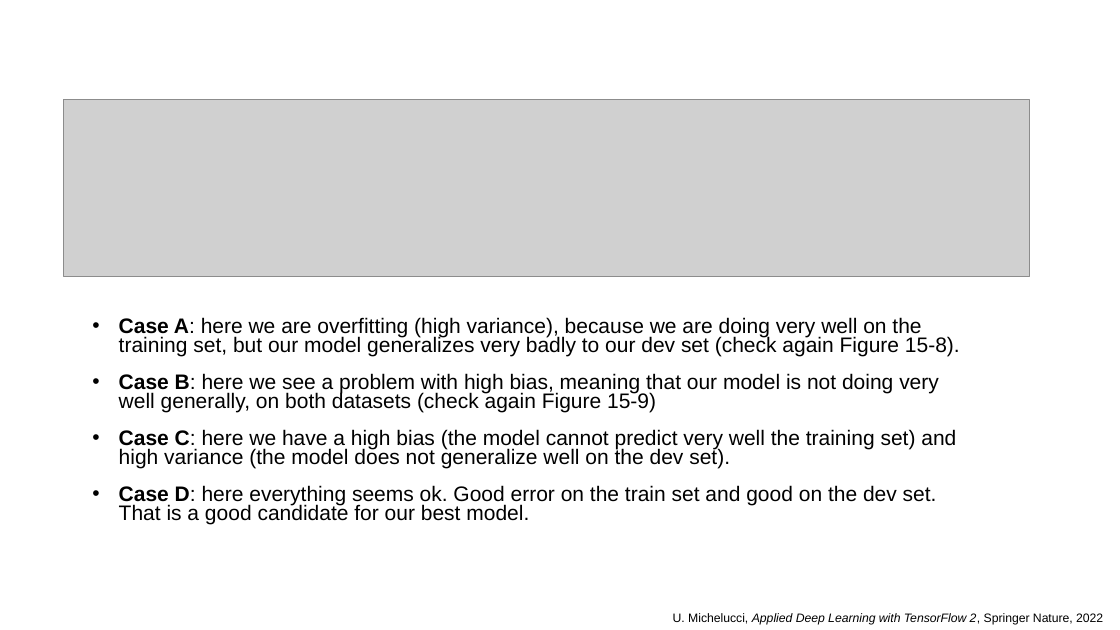
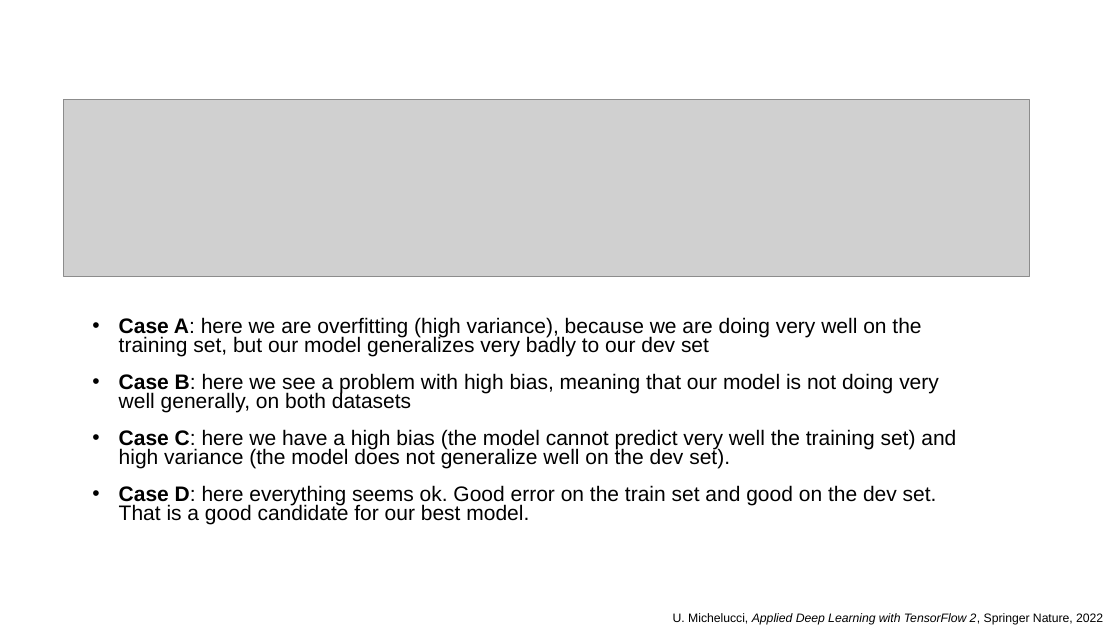
Before and after one commit to toelt-llc/MSCA-ITN-PARENT, a slide deck: slide 11 of DETERMINED2022/Introduction to model validation and unbalanced datasets/DETERMINED2022-toelt-Model_Validation_lecture_michelucci.pptx (slide 14 before the commit). Drawn at 1120x630 pixels with LibreOffice and Linux fonts; fonts in the diff are those of the drawing; grey boxes stand for pictures; background and template pictures are left out. Boxes give left, top, right and bottom in pixels: in the first picture for what was removed or moved away, otherwise in the second. Text is boxed around its words. In the diff, an @@ line names an element or a change of style, - is before the commit and + after.

```diff
--- a/DETERMINED2022/Introduction to model validation and unbalanced datasets/DETERMINED2022-toelt-Model_Validation_lecture_michelucci.pptx
+++ b/DETERMINED2022/Introduction to model validation and unbalanced datasets/DETERMINED2022-toelt-Model_Validation_lecture_michelucci.pptx
@@ text at bbox=[119, 317, 939, 412]: text changed @@
-• Case A: here we are overfitting (high variance), because we are doing very well on the training set, but our model generalizes very badly to our dev set (check again Figure 15-8).
-• Case B: here we see a problem with high bias, meaning that our model is not doing very well generally, on both datasets (check again Figure 15-9)
+• Case A: here we are overfitting (high variance), because we are doing very well on the training set, but our model generalizes very badly to our dev set
+• Case B: here we see a problem with high bias, meaning that our model is not doing very well generally, on both datasets
```
Also in this commit, not shown: 5 other slides changed, 4 slides added, 3 slides removed, 3 other files.
